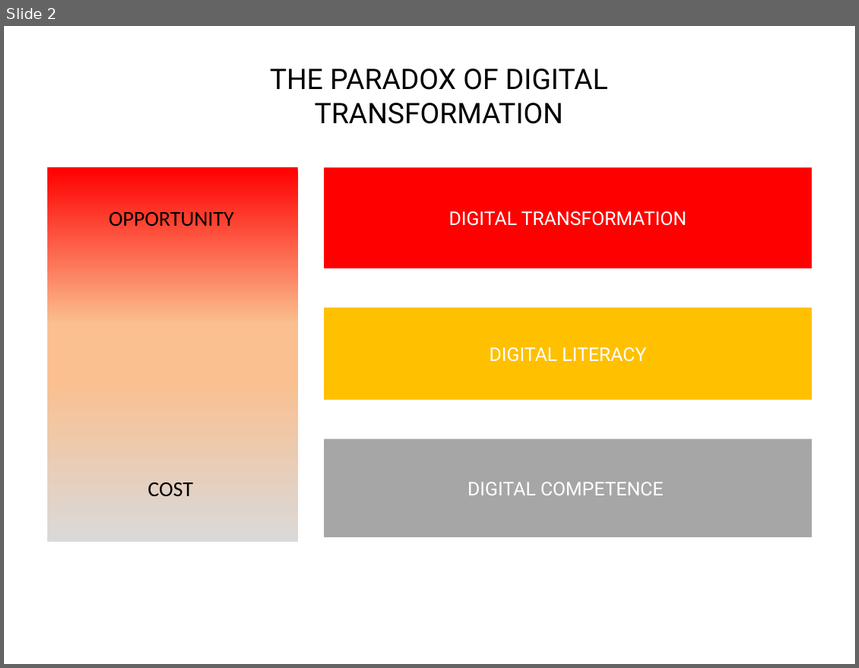
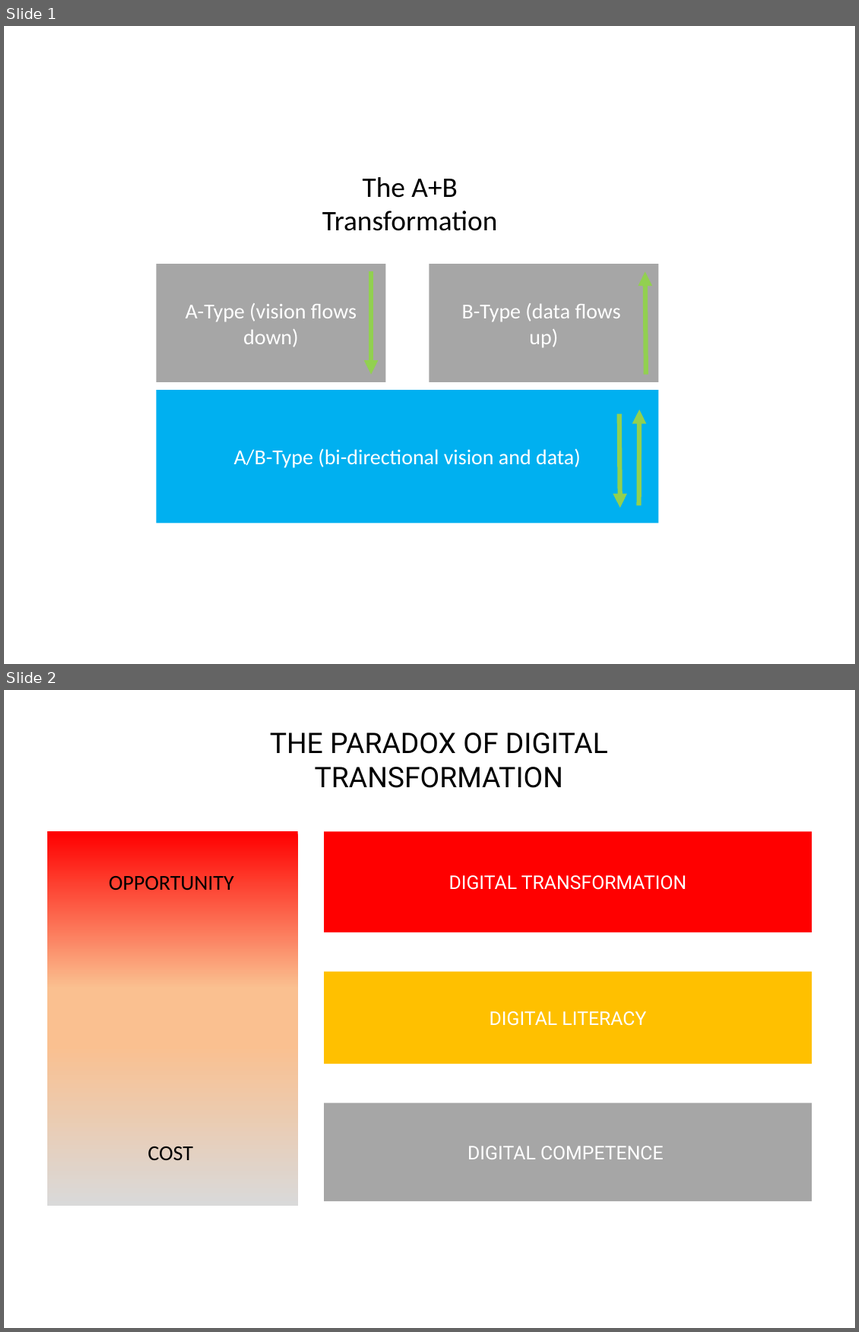
Before and after one commit to peterheard01/logic-room, a slide deck: _posts/does-anyone-really-understand-digital-transformation-not-according-to-research/images/images.pptx. Shown one above the other, each under a label of ours: slide 2 before the commit, slides 1 and 2 after it. The pictures are 859x668 and 859x1332 pixels, drawn with LibreOffice and Linux fonts; fonts in the diff are those of the drawing; background and template pictures are left out. Boxes give left, top, right and bottom in pixels: in the first picture for what was removed or moved away, otherwise in the second. Text is boxed around its words. In the diff, an @@ line names an element or a change of style, - is before the commit and + after.

Commit message:
added digital transformation Atype BType

```diff
--- a/_posts/does-anyone-really-understand-digital-transformation-not-according-to-research/images/images.pptx
+++ b/_posts/does-anyone-really-understand-digital-transformation-not-according-to-research/images/images.pptx
@@ slide 1 added at (4, 26, 855, 664), background picture (left out) @@
@@ text added at (322, 177, 498, 231), 24 pt, text #000000 @@
+The A+B Transformation
@@ rectangle added at (156, 265, 386, 382), fill #A6A6A6, 18 pt, text #FFFFFF @@
+A-Type (vision flows down)
@@ arrow added from (371, 272) to (371, 375), #92D050 4 pt @@
@@ rectangle added at (429, 265, 658, 382), fill #A6A6A6, 18 pt, text #FFFFFF @@
+B-Type (data flows
+up)
@@ arrow added from (645, 375) to (645, 272), #92D050 4 pt @@
@@ rectangle added at (156, 390, 658, 523), fill #00B0F0, 18 pt, text #FFFFFF @@
+A/B-Type (bi-directional vision and data)
@@ arrow added from (639, 506) to (640, 410), #92D050 4 pt @@
@@ arrow added from (620, 414) to (620, 508), #92D050 4 pt @@
```
Also in this commit, not shown: 1 slide removed, 11 other files.
